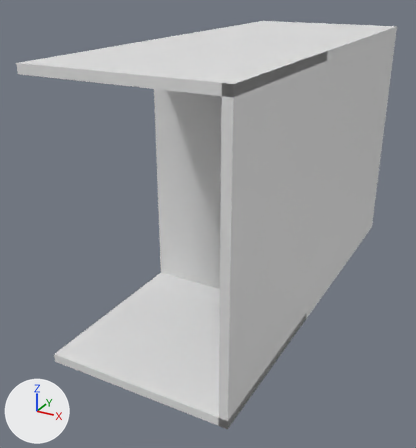
An edit to the FBX model Assets/Models/Room/right corner wall.fbx, drawn before and after from the same camera.
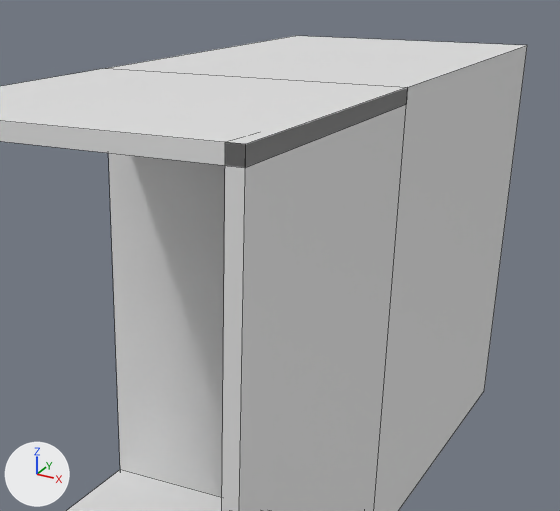
Old and new are each drawn whole from a 50 mm camera at (3.74, -5.53, 3.7) aimed at (0.68, 0.03, 0.91) and again close up on the part from 22% to 100% of the width and 0% to 66% of the height. Lighting does not change. The marker at lower left points along +X, +Y and +Z. The close-ups show mesh edges as thin lines. Vertices at the same position are counted once.

Objects in the first close-up: 'right corner wall'.
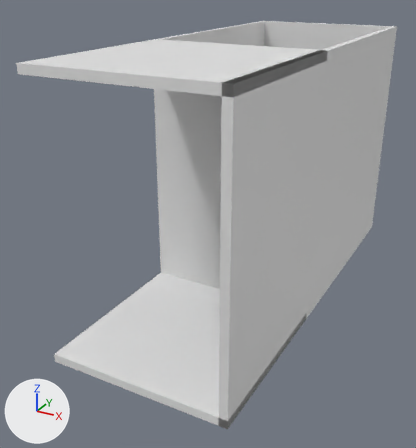
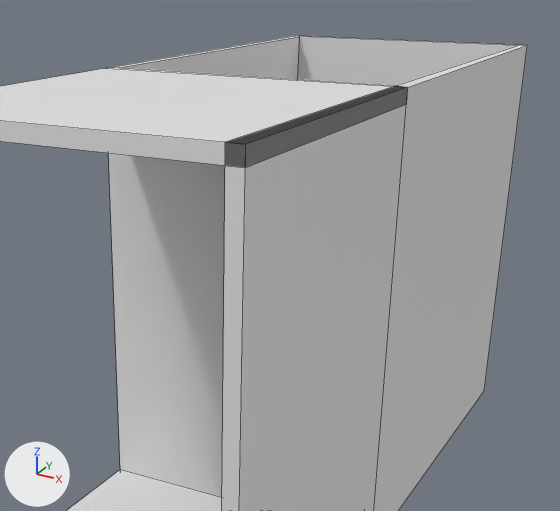
Pixel boxes [x1, y1, x2, y2] of what changed, in the close-ups (560 x 511 px):
part 1 of me_plane_007, built on
    before: [110, 36, 527, 87]
    after: [110, 36, 527, 144]

What the commit changed:
me_plane_007 has 30 vertices, 29 faces and spans x 0.0..2.0, y -2.0..3.0, z 0.0..3.0.
me_plane_007 is used by ob_right_corner_wall; location (0.0, 0.0, 0.0).
Verts and faces of me_plane_007; kept vertices keep their numbers, new ones are numbered from 30.
Before the commit, vertices of me_plane_007: 3 (0.05, 0.05, 2.95), 4 (1.93, 0.04, 2.96), 8 (1.95, 2.95, 2.95), 9 (0.05, 2.95, 2.95), 21 (0.0, 0.0, 3.0) at pixel (105, 68).
Before the commit, vertices of me_plane_007: 22 (2.0, 0.0, 3.0) at pixel (407, 87), 26 (2.0, 3.0, 3.0) at pixel (527, 45), 27 (0.0, 3.0, 3.0) at pixel (295, 35).
Part 1, on me_plane_007:
Faces deleted: (3, 9, 8, 4), (21, 22, 26, 27).
Vertex 3 moves to (0.06, 0.06, 3.0), pixel (119, 67).
Vertex 4 moves to (1.92, 0.04, 3.0), pixel (396, 85).
Vertex 8 moves to (1.94, 2.94, 3.0), pixel (517, 45).
Vertex 9 moves to (0.06, 2.94, 3.0), pixel (299, 36).
New faces: (3, 21, 22, 4), (8, 26, 27, 9), (3, 9, 27, 21), (4, 22, 26, 8).
